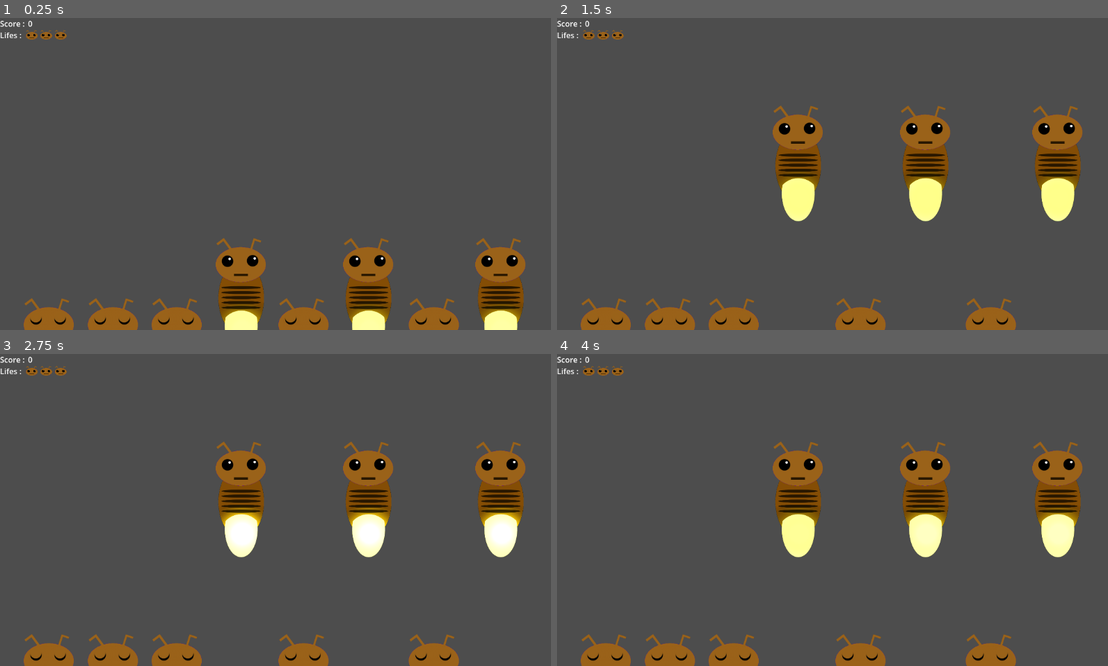
Above: before the commit, frames 1-4 (two rows, left to right).
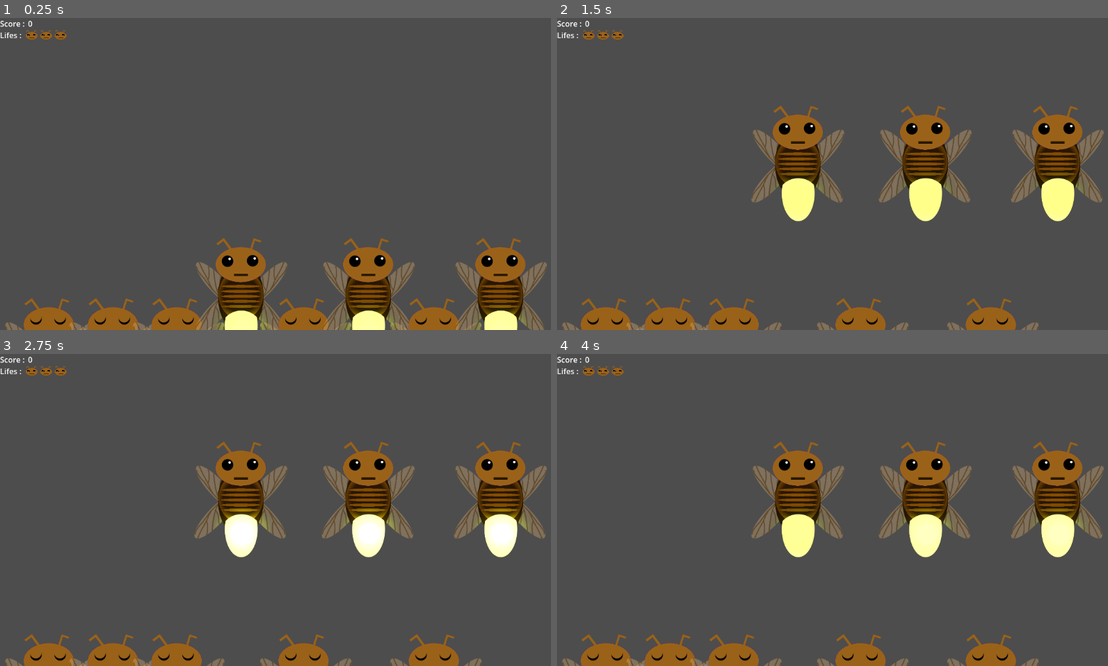
Above: after the commit, the same moments.

Repository: Kaijiro/ld56
Game: Godot game, scene res://scenes/ld_56.tscn
The game is run twice, just before and just after one commit, with the same random seed, the same clock (stepped at 60 frames per second) and the same inputs. Sound files missing from this copy of the repository are replaced by a short silence.
Inputs (mouse positions are in pixels of both pictures, inside the frame that each line leads up to):
- Up to frame 1 (0.25 s): no input
- Up to frame 2 (1.5 s): move the mouse to (799, 239) at 0.52 s; click (799, 239) at 0.6 s; move the mouse to (926, 167) at 1.27 s; click (926, 167) at 1.35 s
- Up to frame 3 (2.75 s): move the mouse to (501, 503) at 2.02 s; click (501, 503) at 2.1 s
- Up to frame 4 (4 s): move the mouse to (804, 572) at 2.77 s; click (804, 572) at 2.85 s; move the mouse to (1003, 556) at 3.52 s; click (1003, 556) at 3.6 s

The runs differ from the first frame. In frame 1, 5.4% of the frame differs, in the area x 1-100%, y 4-100%; in frame 2, 5.7%; in frame 3, 5.7%; in frame 4, 5.7%.

Commit message:
Some fireflies assets tweak

Diff:
--- a/scenes/firefly.tscn
+++ b/scenes/firefly.tscn
@@ -1,8 +1,8 @@
-[gd_scene load_steps=14 format=3 uid="uid://csdserjhkinsq"]
+[gd_scene load_steps=14 format=3 uid="uid://ba2wt0cwplpt0"]
 
 [ext_resource type="Script" path="res://scripts/firefly.gd" id="1_0mb7h"]
-[ext_resource type="Texture2D" uid="uid://q7jshavpenqs" path="res://assets/body.png" id="1_jsfil"]
 [ext_resource type="Texture2D" uid="uid://cu4odgjw2a34l" path="res://assets/head_sheet.png" id="2_k51sn"]
+[ext_resource type="Texture2D" uid="uid://cvji0vi8ek2lk" path="res://assets/bodyb.png" id="2_uc8gp"]
 [ext_resource type="Texture2D" uid="uid://dcpxyx5uyhgqi" path="res://assets/tail.png" id="3_keolc"]
 
 [sub_resource type="AtlasTexture" id="AtlasTexture_pec36"]
@@ -87,7 +87,7 @@
 [node name="Body" type="Sprite2D" parent="."]
 position = Vector2(135, 157)
 scale = Vector2(0.452929, 0.452929)
-texture = ExtResource("1_jsfil")
+texture = ExtResource("2_uc8gp")
 
 [node name="Head" type="AnimatedSprite2D" parent="."]
 position = Vector2(134.487, 77.75)
--- a/scenes/ld_56.tscn
+++ b/scenes/ld_56.tscn
@@ -75,6 +75,7 @@
 text = "Score : "
 
 [node name="ScoreValue" type="Label" parent="UI/ScoreLabel"]
+layout_mode = 0
 offset_left = 58.0
 offset_right = 106.0
 offset_bottom = 23.0
Binary file added: assets/bodyb.png
Not shown, added: assets/bodyb.png.import
Binary file changed: assets/head_happy.png
Binary file changed: assets/head_oops.png
Binary file changed: assets/head_sheet.png
Not shown: 1 places in scenes/ld_56.tscn that only renumber resources
